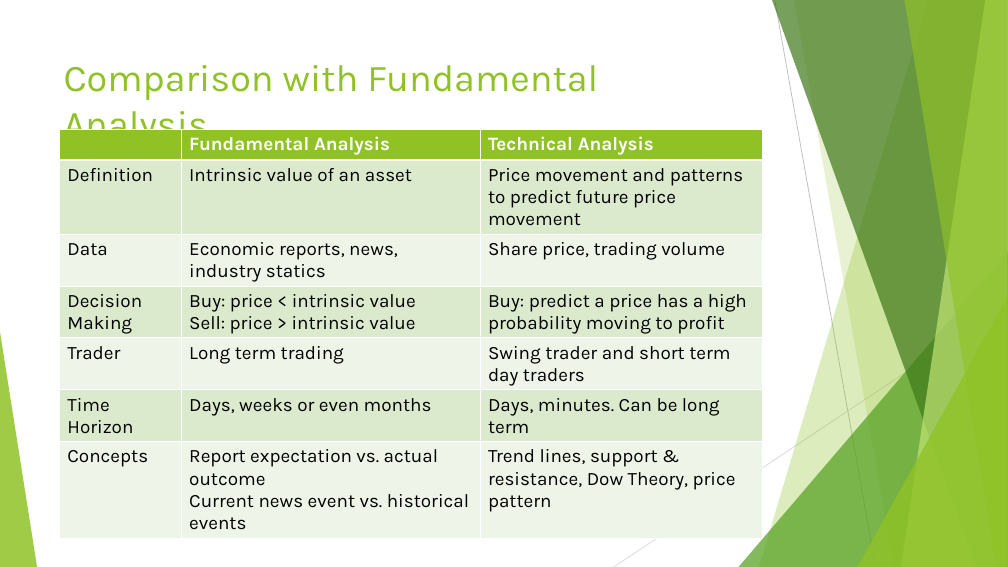
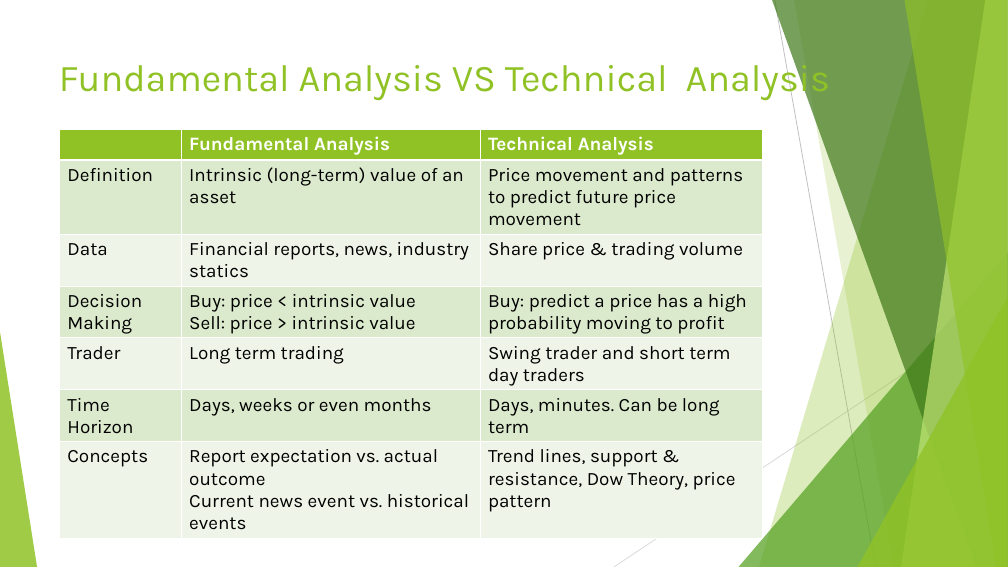
Before and after one commit to Charmendar/ComputeFinance_Presnstation, a slide deck: slide 11 of Technical Analysis-comparison.pptx. Drawn at 1008x567 pixels with LibreOffice and Linux fonts; fonts in the diff are those of the drawing. Boxes give left, top, right and bottom in pixels: in the first picture for what was removed or moved away, otherwise in the second. Text is boxed around its words. In the diff, an @@ line names an element or a change of style, - is before the commit and + after.

Commit message:
modified the comparison part

```diff
--- a/Technical Analysis-comparison.pptx
+++ b/Technical Analysis-comparison.pptx
@@ title at (59, 57, 830, 101): text changed @@
-Comparison with Fundamental Analysis
+Fundamental Analysis VS Technical Analysis
@@ table at (60, 129, 763, 546) @@
-row 2, column 2: Intrinsic value of an asset
+row 2, column 2: Intrinsic (long-term) value of an asset
-row 3, column 2: Economic reports, news, industry statics
+row 3, column 2: Financial reports, news, industry statics
-row 3, column 3: Share price, trading volume
+row 3, column 3: Share price & trading volume
```
Also in this commit, not shown: 1 other slide changed.
